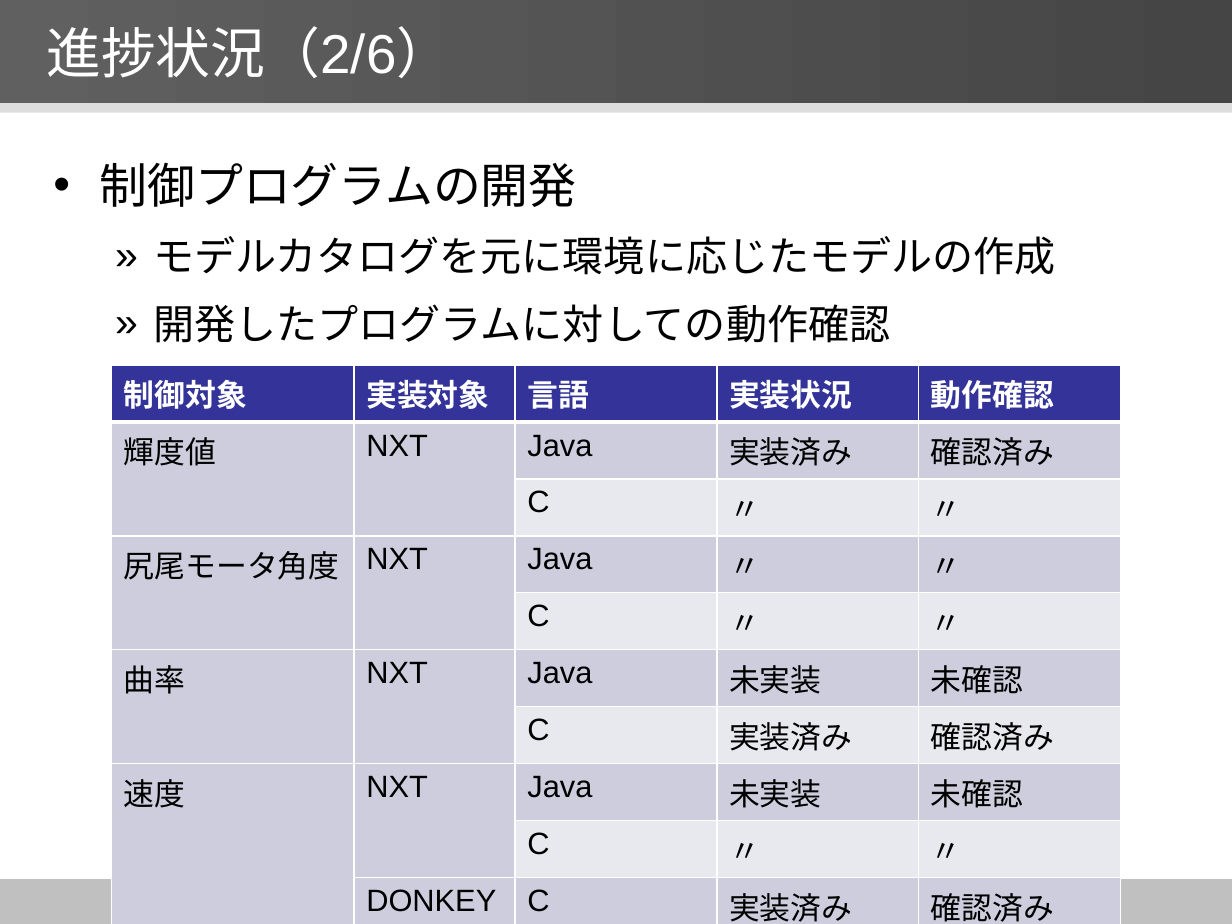
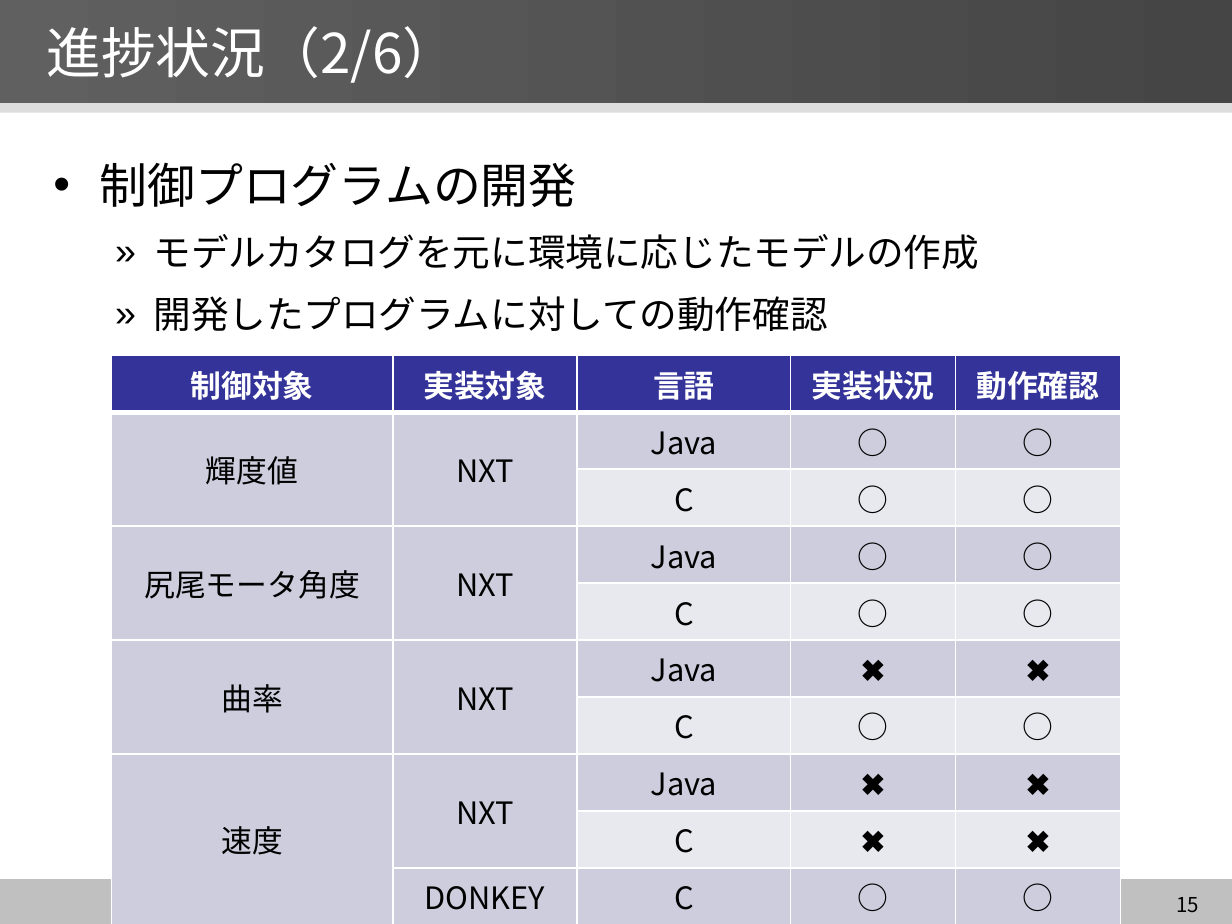
Before and after one commit to YutaNiimura/leJOS-OSEK, a slide deck: slide 15 of 中間発表関連/5I25新村祐太 中間発表スライドver2.0.pptx. Drawn at 1232x924 pixels with LibreOffice and Linux fonts; fonts in the diff are those of the drawing. Boxes give left, top, right and bottom in pixels: in the first picture for what was removed or moved away, otherwise in the second. Text is boxed around its words. In the diff, an @@ line names an element or a change of style, - is before the commit and + after.

```diff
--- a/中間発表関連/5I25新村祐太 中間発表スライドver2.0.pptx
+++ b/中間発表関連/5I25新村祐太 中間発表スライドver2.0.pptx
@@ title "進捗状況（2/6）" at [46,26,457,83]: font Arial to Noto Sans CJK JP @@
@@ text "制御プログラムの開発" at [100,163,980,331]: font Arial to Noto Sans CJK JP; size 24 to 22 pt in "モデルカタログを元に環境に応じたモデルの作成", "開発したプログラムに対しての動作確認" @@
@@ table at [112,355,1121,914] @@
-row 2, column 4: 実装済み
+row 2, column 4: ○
-row 2, column 5: 確認済み
+row 2, column 5: ○
-row 3, column 4: 〃
+row 3, column 4: ○
-row 3, column 5: 〃
+row 3, column 5: ○
-row 4, column 4: 〃
+row 4, column 4: ○
-row 4, column 5: 〃
+row 4, column 5: ○
-row 5, column 4: 〃
+row 5, column 4: ○
-row 5, column 5: 〃
+row 5, column 5: ○
-row 6, column 4: 未実装
+row 6, column 4: ✖
-row 6, column 5: 未確認
+row 6, column 5: ✖
-row 7, column 4: 実装済み
+row 7, column 4: ○
-row 7, column 5: 確認済み
+row 7, column 5: ○
-row 8, column 4: 未実装
+row 8, column 4: ✖
-row 8, column 5: 未確認
+row 8, column 5: ✖
-row 9, column 4: 〃
+row 9, column 4: ✖
-row 9, column 5: 〃
+row 9, column 5: ✖
-row 10, column 4: 実装済み
+row 10, column 4: ○
-row 10, column 5: 確認済み
+row 10, column 5: ○
@@ font Arial to Noto Sans CJK JP in "制御対象", "実装対象", "言語", "実装状況" and 19 more places @@
@@ alignment left to centre @@
@@ alignment justified to centre @@
@@ table: place and size @@
-table at [112,365,1122,924]
+table at [112,355,1121,914]
@@ page number added at [1176,897,1199,913], 12 pt, text #000000 @@
+15
```
Also in this commit, not shown: 19 other slides changed.
